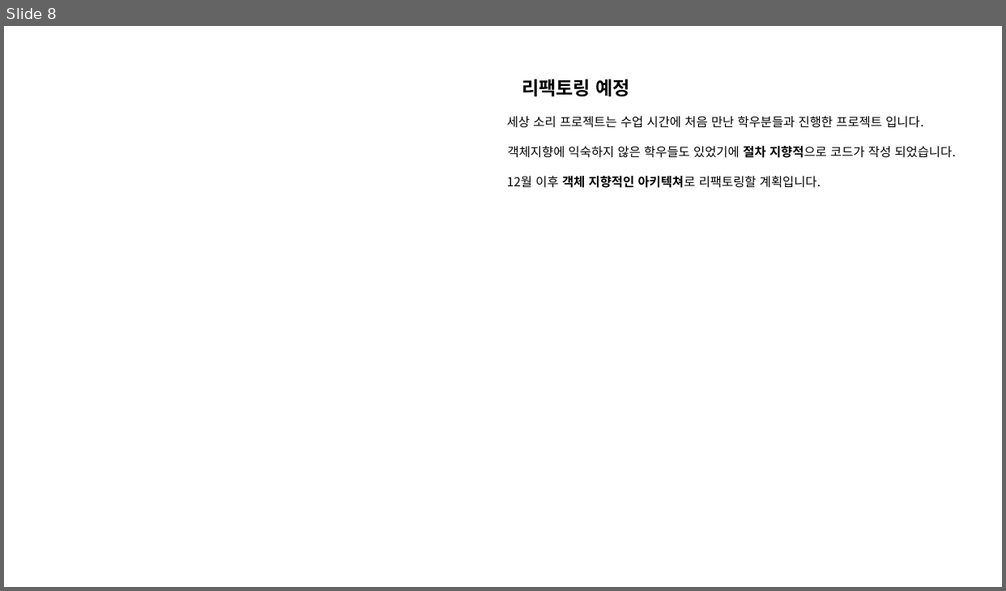
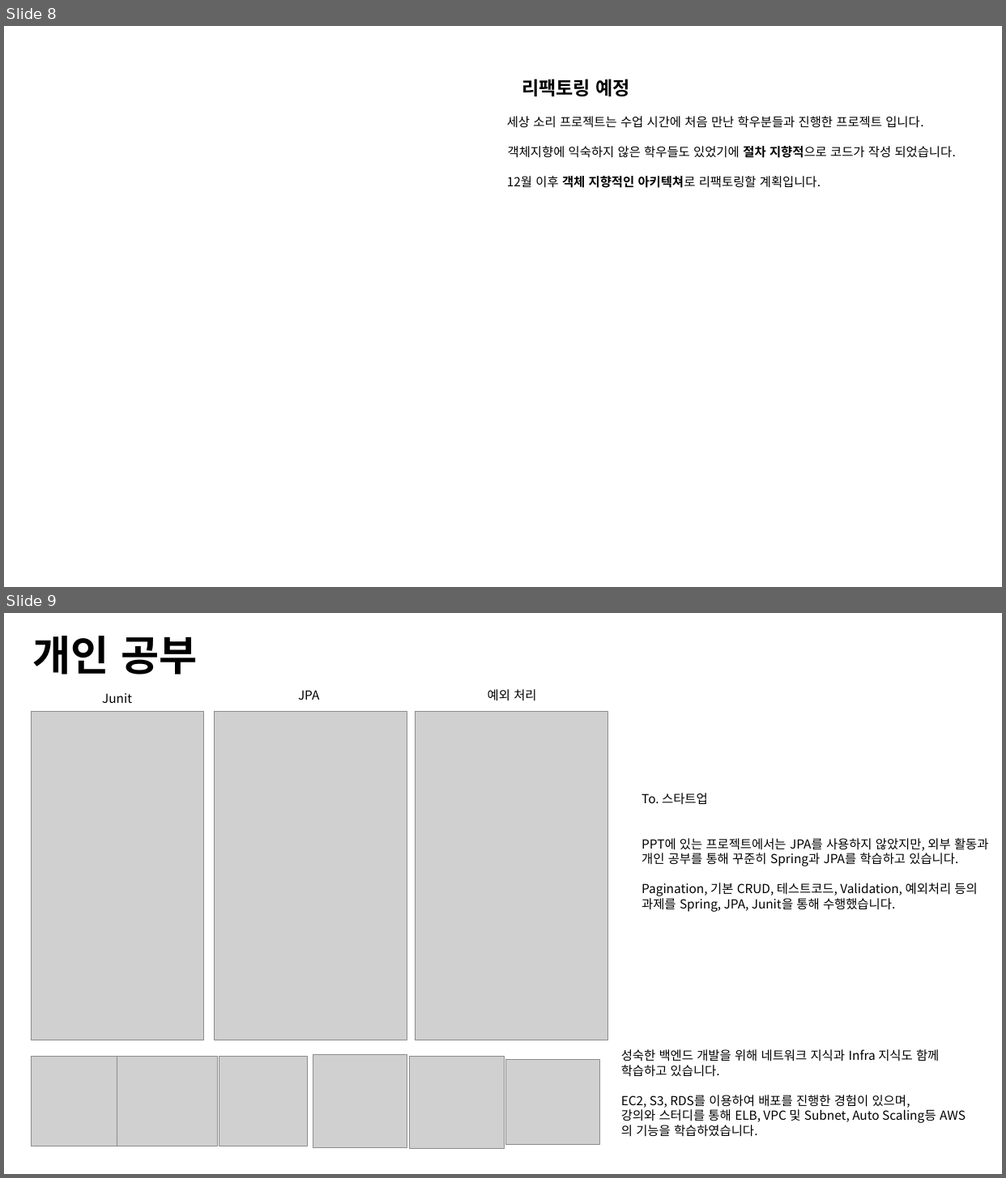
Before and after one commit to ohjinhokor/PortFolio, a slide deck: 오진호 포토폴리오.pptx. Shown one above the other, each under a label of ours: slide 8 before the commit, slides 8 and 9 after it. The pictures are 1006x591 and 1006x1178 pixels, drawn with LibreOffice and Linux fonts; fonts in the diff are those of the drawing; grey boxes stand for pictures; background and template pictures are left out. Boxes give left, top, right and bottom in pixels: in the first picture for what was removed or moved away, otherwise in the second. Text is boxed around its words. In the diff, an @@ line names an element or a change of style, - is before the commit and + after.

Commit message:
개인 공부 추가

```diff
--- a/오진호 포토폴리오.pptx
+++ b/오진호 포토폴리오.pptx
@@ slide 9 added at [4,613,1002,1174], background #FFFFFF @@
@@ text added at [33,636,198,675], 40 pt, text #000000, bold @@
+개인 공부
@@ text added at [102,693,132,703], 12 pt, text #000000 @@
+Junit
@@ text added at [298,690,319,700], 12 pt, text #000000 @@
+JPA
@@ text added at [488,689,536,701], 12 pt, text #000000 @@
+예외 처리
@@ picture added at [31,711,203,1041] @@
@@ picture added at [215,711,407,1041] @@
@@ picture added at [415,711,608,1041] @@
@@ text added at [641,793,988,912], 12 pt, text #000000 @@
+To. 스타트업
+PPT에 있는 프로젝트에서는 JPA를 사용하지 않았지만, 외부 활동과 개인 공부를 통해 꾸준히 Spring과 JPA를 학습하고 있습니다.
+Pagination, 기본 CRUD, 테스트코드, Validation, 예외처리 등의 과제를 Spring, JPA, Junit을 통해 수행했습니다.
@@ text added at [621,1050,939,1137], 12 pt, text #000000 @@
+성숙한 백엔드 개발을 위해 네트워크 지식과 Infra 지식도 함께 학습하고 있습니다.
+EC2, S3, RDS를 이용하여 배포를 진행한 경험이 있으며,
+강의와 스터디를 통해 ELB, VPC 및 Subnet, Auto Scaling등 AWS의 기능을 학습하였습니다.
@@ picture added at [31,1056,119,1146] @@
@@ picture added at [117,1056,217,1146] @@
@@ picture added at [219,1056,307,1146] @@
@@ picture added at [313,1055,407,1148] @@
@@ picture added at [410,1056,504,1149] @@
@@ picture added at [505,1060,600,1145] @@
```
Also in this commit, not shown: 1 slide changed, 1 slide removed, 1 other file.
